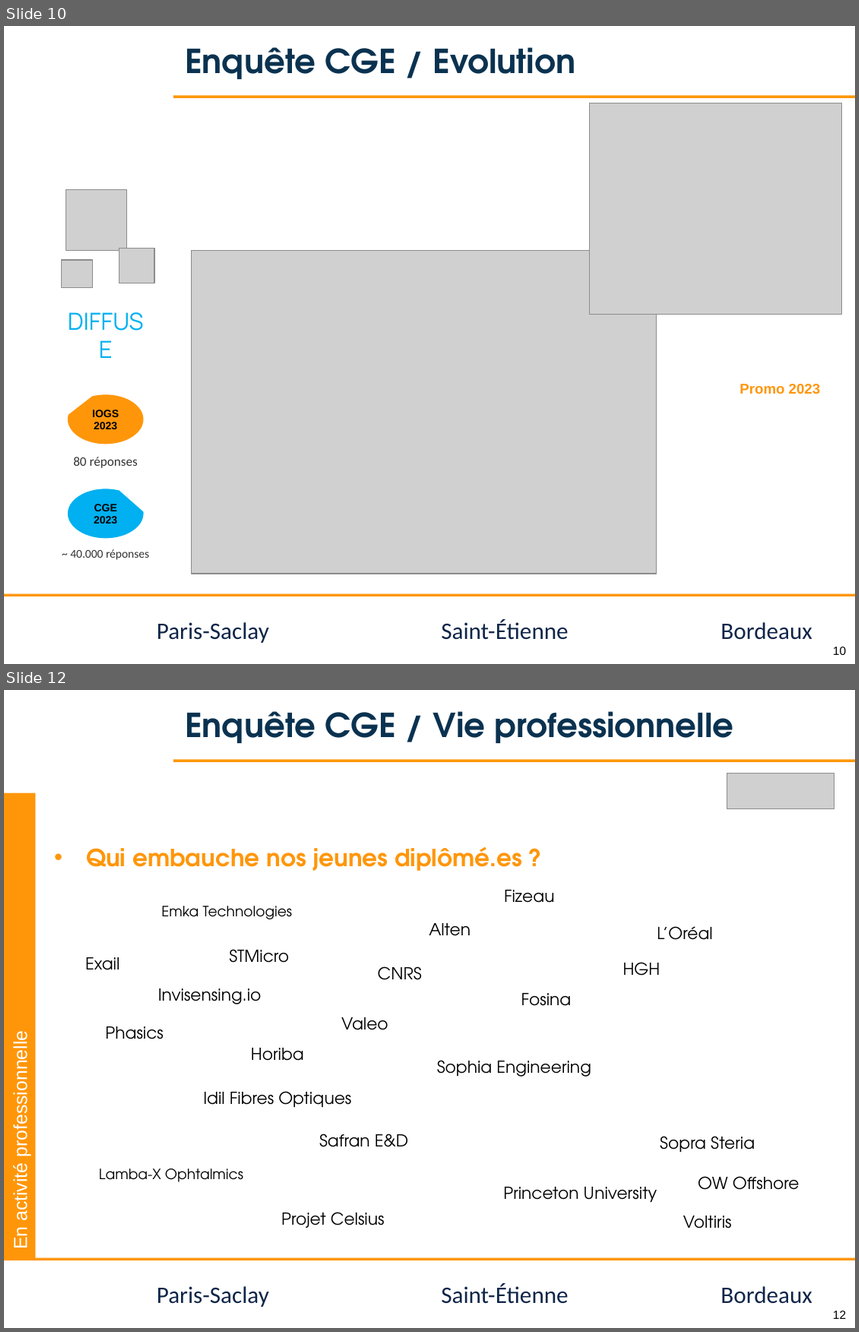
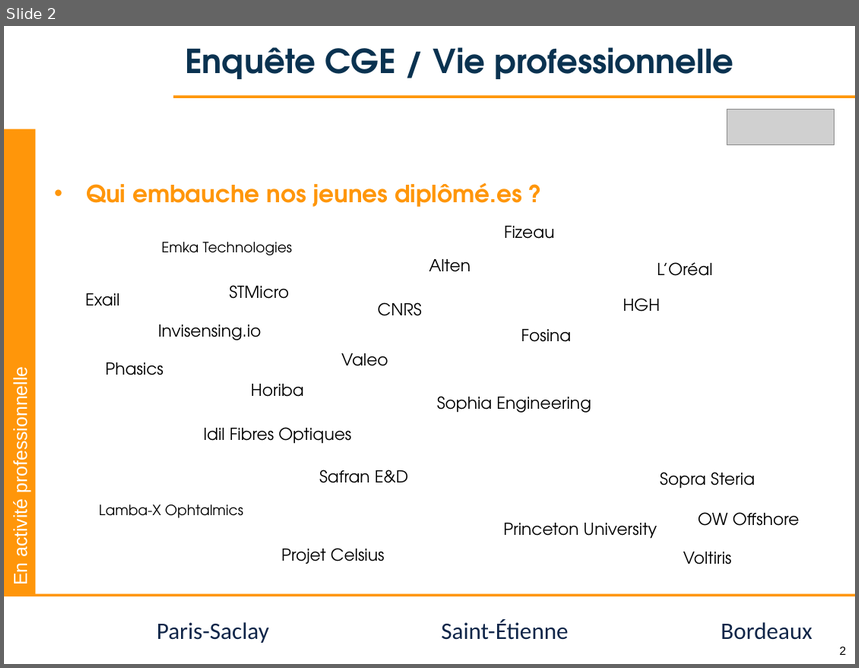
Before and after one commit to jvillemejane/jvillemejane, a slide deck: Presentations/2024_11_21_COFOR_CGE.pptx. Shown one above the other, each under a label of ours: slides 10 and 12 before the commit, slide 2 after it; the slides between them are not shown. The pictures are 859x1332 and 859x668 pixels, drawn with LibreOffice and Linux fonts; fonts in the diff are those of the drawing; grey boxes stand for pictures; background and template pictures are left out. Boxes give left, top, right and bottom in pixels: in the first picture for what was removed or moved away, otherwise in the second. Text is boxed around its words. In the diff, an @@ line names an element or a change of style, - is before the commit and + after.

```diff
--- a/Presentations/2024_11_21_COFOR_CGE.pptx
+++ b/Presentations/2024_11_21_COFOR_CGE.pptx
@@ slide 10 removed at bbox=[4, 26, 855, 664], background #FFFFFF; not listed: 6 template elements that a slide beside it also shows @@
@@ title removed at bbox=[185, 47, 576, 79] @@
-Enquête CGE / Evolution
@@ picture removed at bbox=[590, 104, 842, 315] @@
@@ picture removed at bbox=[66, 190, 126, 251] @@
@@ picture removed at bbox=[120, 248, 154, 283] @@
@@ picture removed at bbox=[191, 251, 657, 574] @@
@@ picture removed at bbox=[61, 260, 92, 287] @@
@@ text removed at bbox=[56, 303, 154, 340] @@
-DIFFUSE
@@ text removed at bbox=[740, 384, 820, 395] @@
-Promo 2023
@@ chord (boxed as its full ellipse) removed at bbox=[68, 395, 144, 444] @@
-IOGS
-2023
@@ text removed at bbox=[73, 457, 138, 468] @@
-80 réponses
@@ chord (boxed as its full ellipse) removed at bbox=[68, 489, 144, 538] @@
-CGE
-2023
@@ text removed at bbox=[70, 550, 149, 560] @@
-~ 40.000 réponses
@@ what was slide 12 is now slide 2 @@
@@ page number at bbox=[840, 647, 847, 655]: text changed @@
-12
+2
```
Also in this commit, not shown: 1 slide changed, 9 other slides removed, 2 other files.
